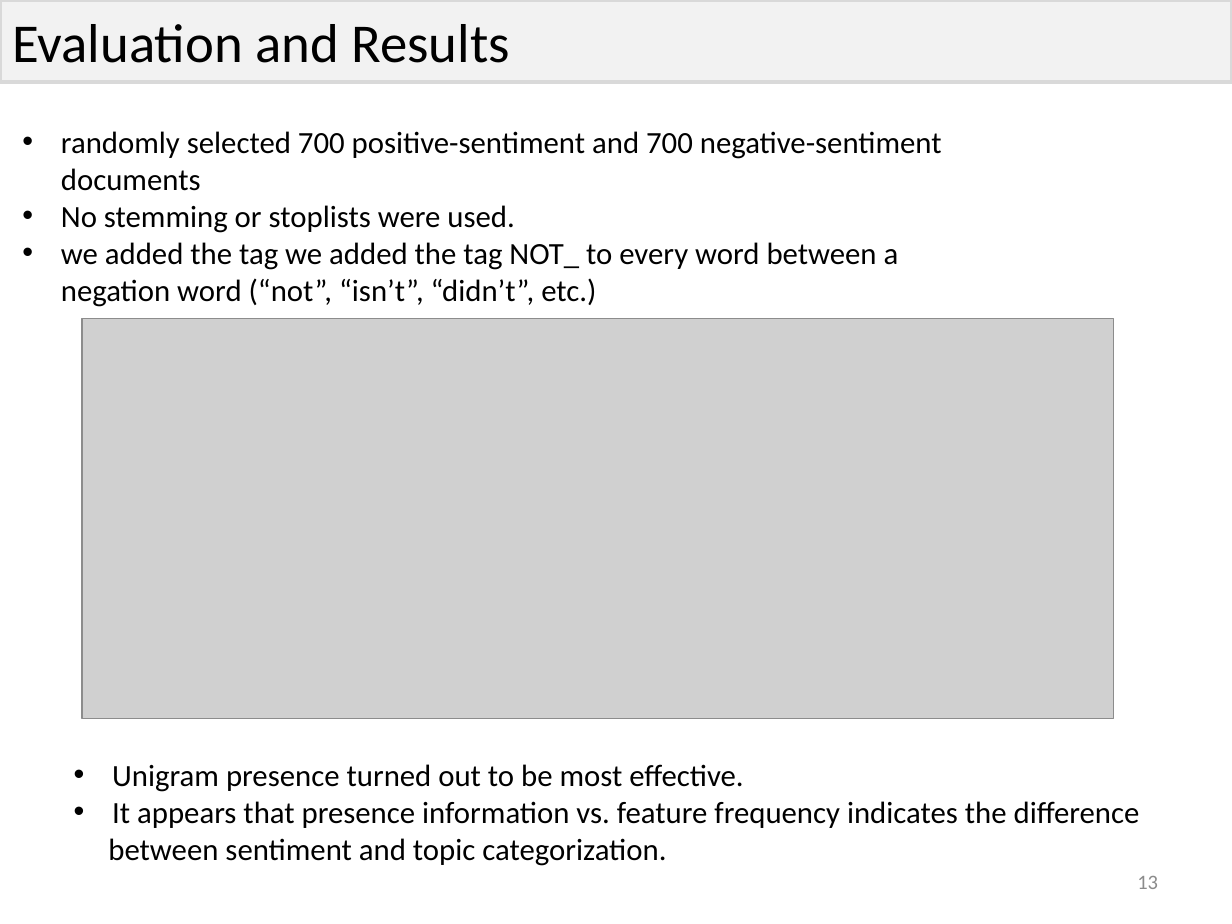
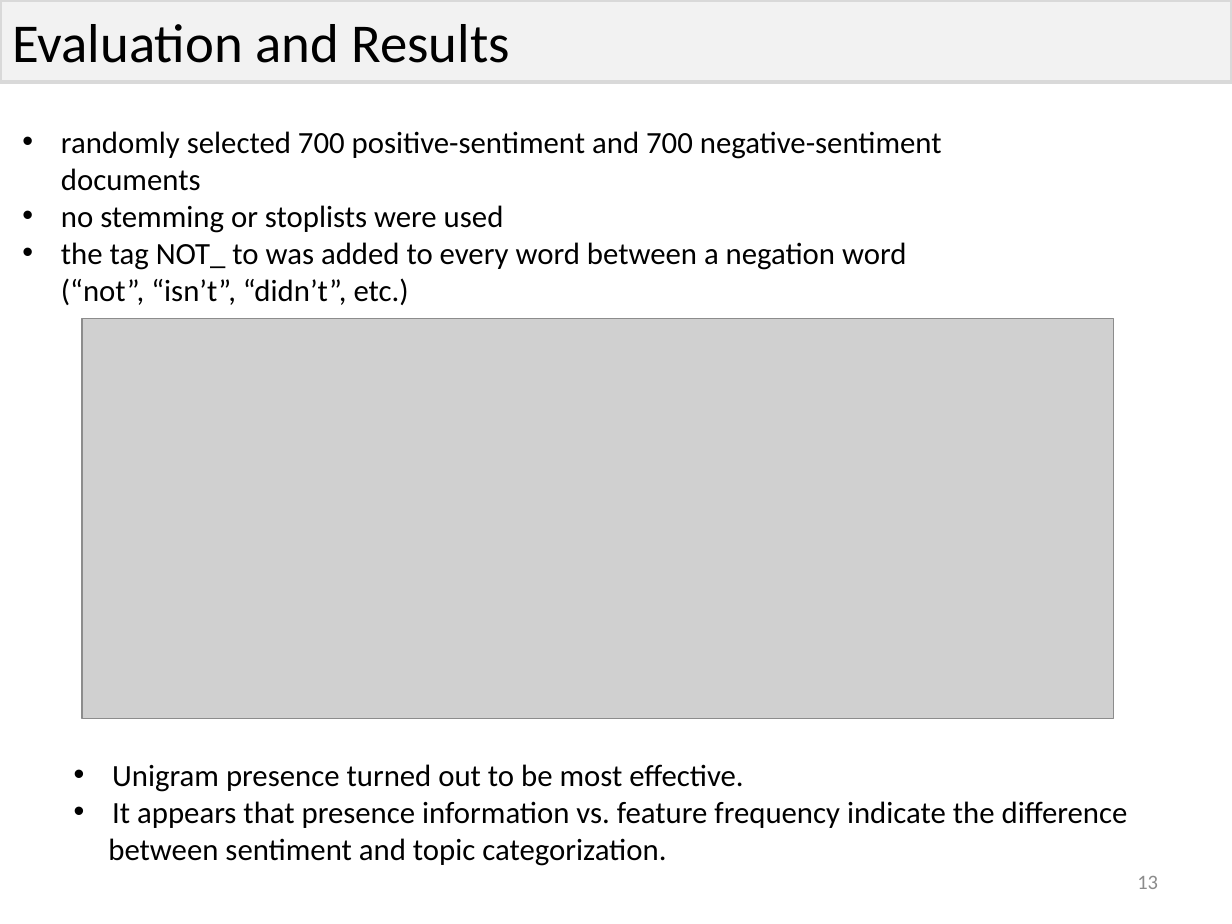
Before and after one commit to phvargas/cs834-f16, a slide deck: slide 13 of presentation-4/presentation4.pptx. Drawn at 1232x924 pixels with LibreOffice and Linux fonts; fonts in the diff are those of the drawing; grey boxes stand for pictures. Boxes give left, top, right and bottom in pixels: in the first picture for what was removed or moved away, otherwise in the second. Text is boxed around its words. In the diff, an @@ line names an element or a change of style, - is before the commit and + after.

```diff
--- a/presentation-4/presentation4.pptx
+++ b/presentation-4/presentation4.pptx
@@ text at [61,205,906,305]: text changed @@
-• No stemming or stoplists were used.
-• we added the tag we added the tag NOT_ to every word between a negation word (“not”, “isn’t”, “didn’t”, etc.)
+• no stemming or stoplists were used
+• the tag NOT_ to was added to every word between a negation word (“not”, “isn’t”, “didn’t”, etc.)
@@ text at [112,801,1128,828]: text changed @@
-• It appears that presence information vs. feature frequency indicates the difference
+• It appears that presence information vs. feature frequency indicate the difference
```
Also in this commit, not shown: 6 other slides changed.
